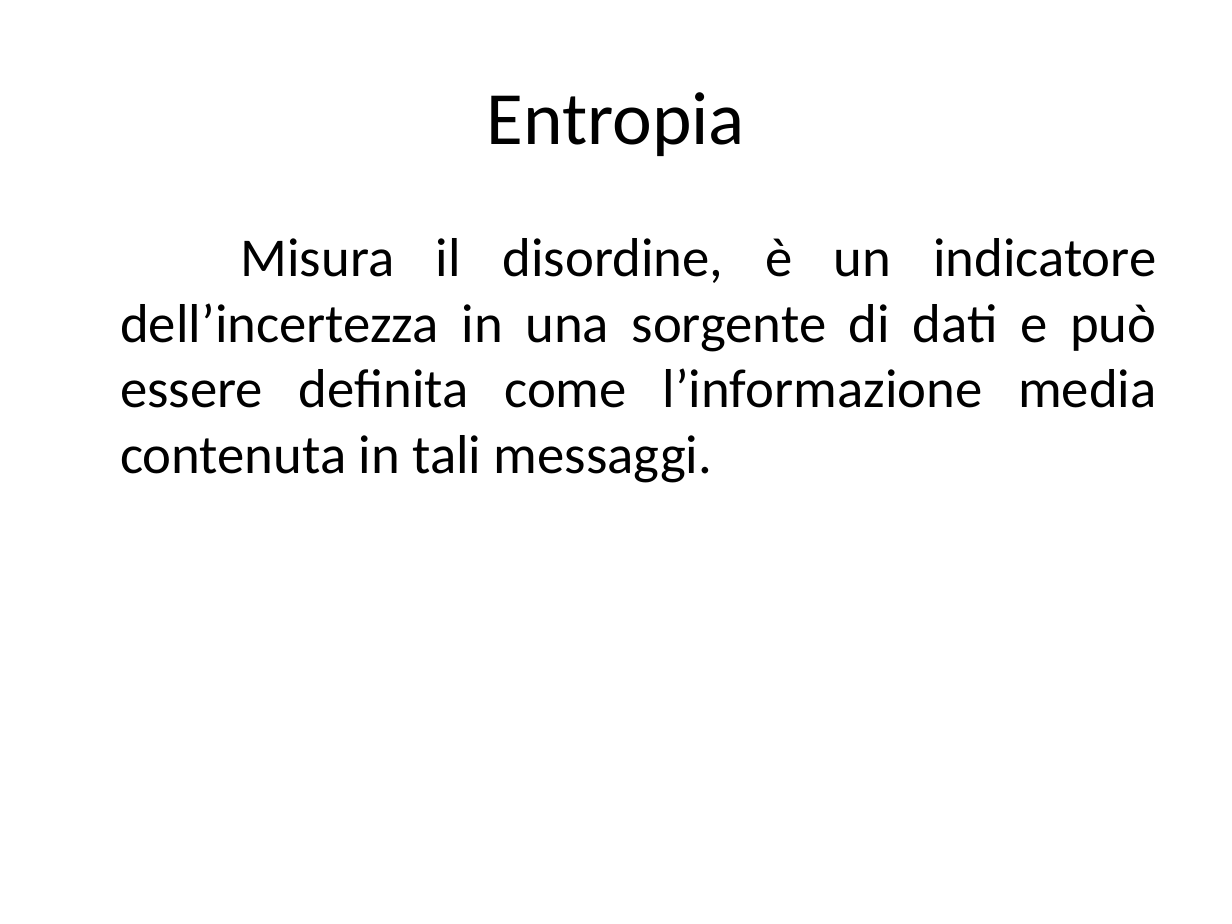
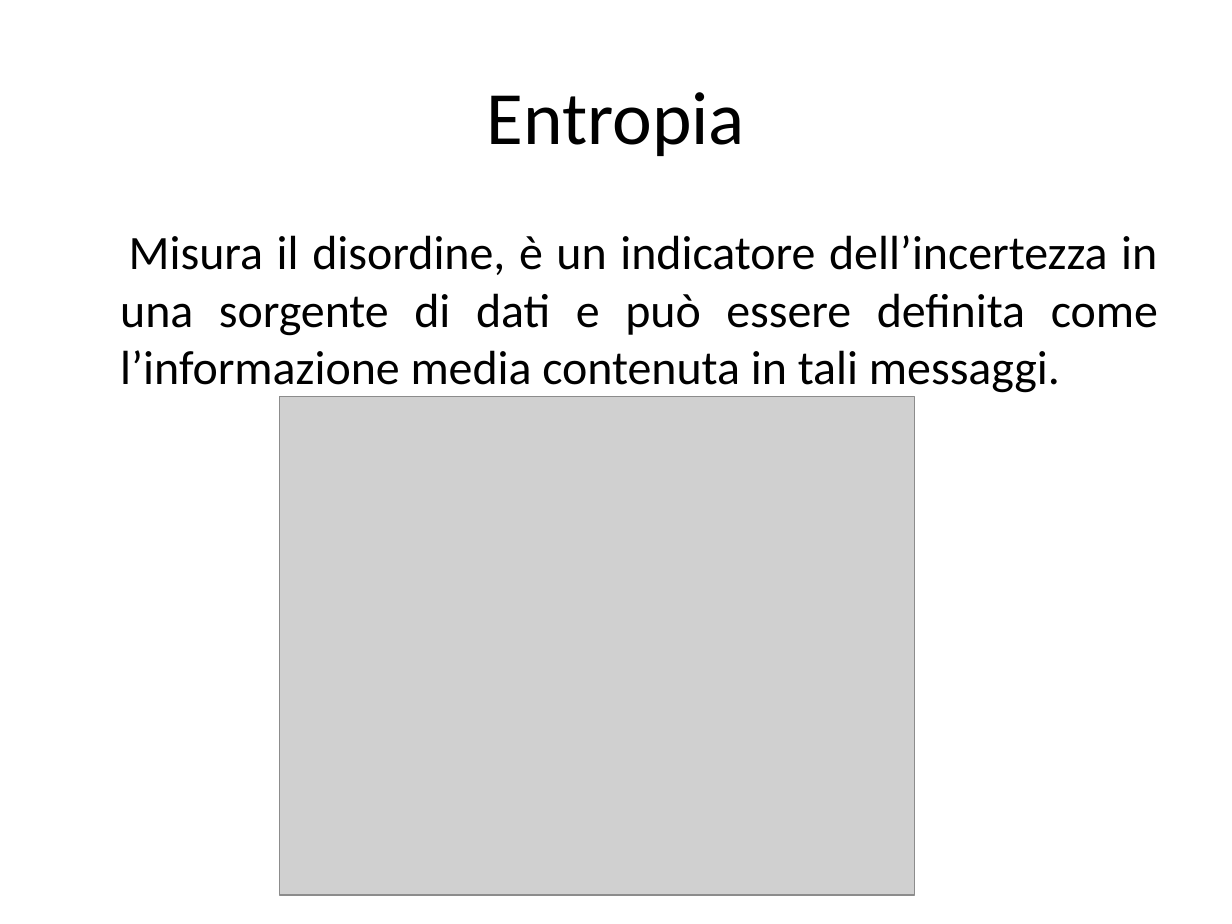
Before and after one commit to luca-Serena/tesi-strutture-dati-compressione, a slide deck: slide 3 of Presentazione.pptx. Drawn at 1232x924 pixels with LibreOffice and Linux fonts; fonts in the diff are those of the drawing; grey boxes stand for pictures. Boxes give left, top, right and bottom in pixels: in the first picture for what was removed or moved away, otherwise in the second. Text is boxed around its words. In the diff, an @@ line names an element or a change of style, - is before the commit and + after.

```diff
--- a/Presentazione.pptx
+++ b/Presentazione.pptx
@@ text "Misura il disordine, è un ..." at (120,235,1158,393): size 32 to 28 pt @@
@@ picture added at (280,397,915,894) @@
```
Also in this commit, not shown: 9 other slides changed, 1 slide added, 1 slide removed.
